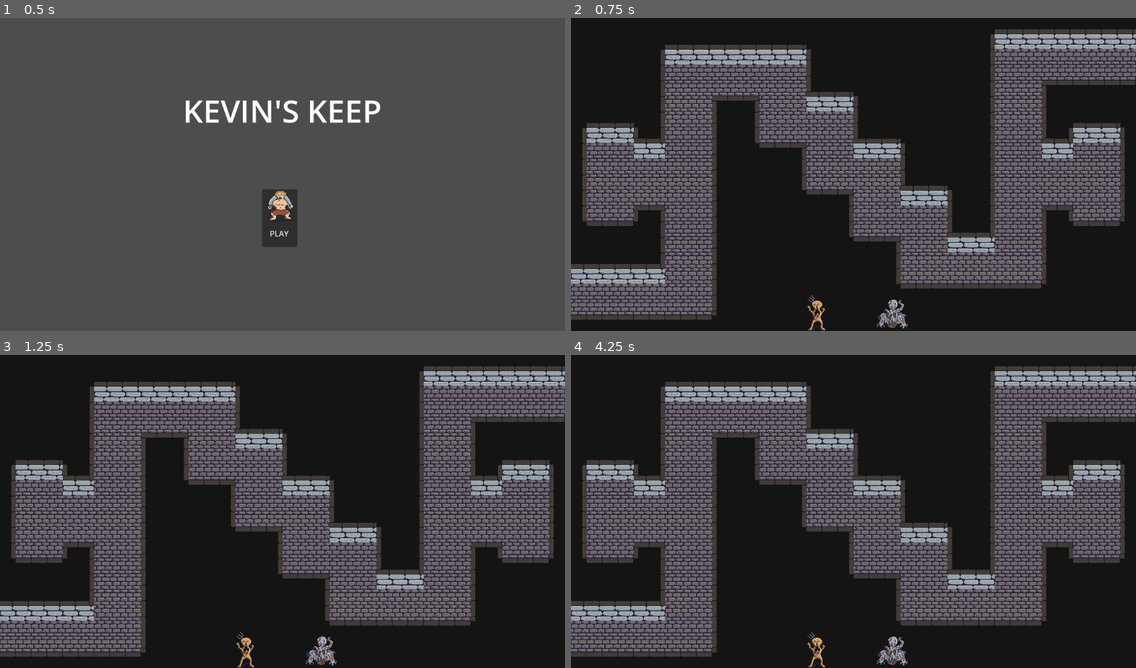
Above: before the commit, frames 1-4 (two rows, left to right).
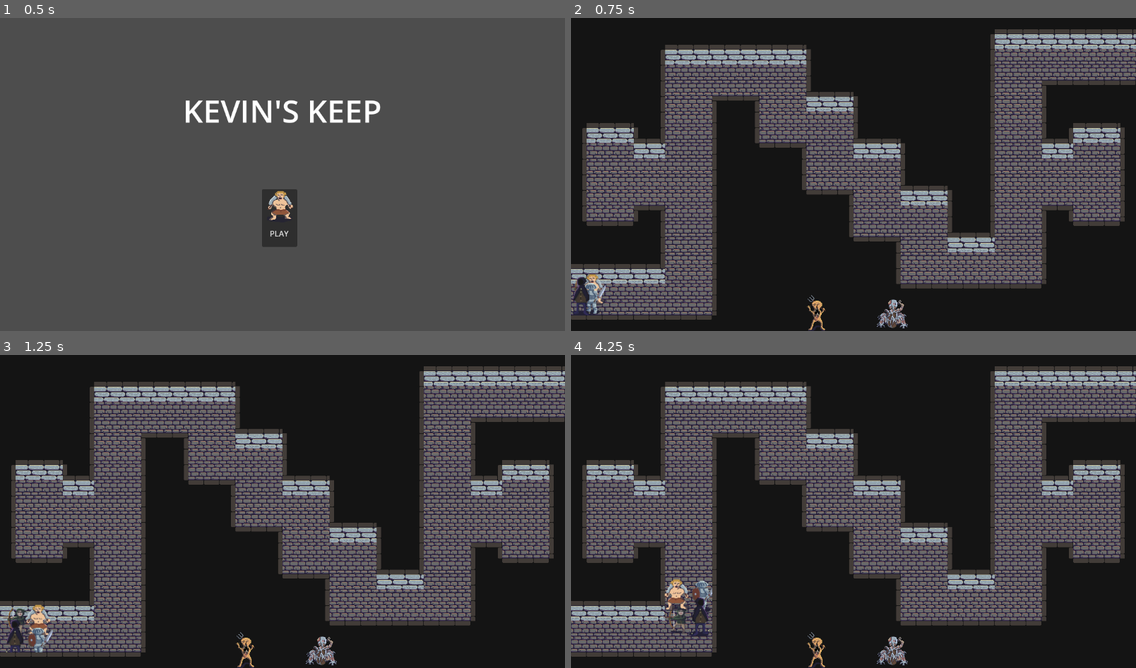
Above: after the commit, the same moments.

Repository: rpgboyari/GMTKGameJam2023
Game: Godot game, scene res://Title_Screen.tscn
Two runs of this game, one before a commit and one after it. Both use one fixed random seed, a clock stepped at 60 frames per second and the inputs below.
Inputs (mouse positions are in pixels of both pictures, inside the frame that each line leads up to):
- Up to frame 1 (0.5 s): no input
- Up to frame 2 (0.75 s): click "PLAY" at 0.5 s
- Up to frame 3 (1.25 s): no input
- Up to frame 4 (4.25 s): click (893, 652) at 1.25 s; click (813, 649) at 2 s; tap Enter (ui_accept) at 2.75, 3.02, 3.77 s; move the mouse to (977, 495) at 2.77 s; hold Right (ui_right) from 2.78 s (still down); tap Space (Weapon_Test) at 2.85, 3.6 s; click (977, 495) at 2.92 s; move the mouse to (740, 527) at 3.52 s

Frame 1 is identical in both runs. In frame 2, 0.5% of the frame differs, in the area x 0-7%, y 81-95%; in frame 3, 0.7%; in frame 4, 0.8%, in the area x 16-25%, y 71-90%.

Commit message:
Revert "Heroes no longer need to be children of Party"
This reverts commit be373c958f80b586d3a2f53f084c5dfcd2e51132.

Diff:
--- a/Scenes/Heroes/Party.tscn
+++ b/Scenes/Heroes/Party.tscn
@@ -1,10 +1,21 @@
-[gd_scene load_steps=2 format=3 uid="uid://klbbqwbyny2e"]
+[gd_scene load_steps=6 format=3 uid="uid://klbbqwbyny2e"]
 
 [ext_resource type="Script" path="res://Scripts/Heroes/Party.gd" id="1_5ydpr"]
+[ext_resource type="PackedScene" uid="uid://dvauy3vkyqs2u" path="res://Scenes/Heroes/Archer.tscn" id="2_jjydw"]
+[ext_resource type="PackedScene" uid="uid://b1oh4peeh0w7g" path="res://Scenes/Heroes/Barbarian.tscn" id="3_aubj8"]
+[ext_resource type="PackedScene" uid="uid://cyav7cb3i21f4" path="res://Scenes/Heroes/Knight.tscn" id="4_3ay6j"]
+[ext_resource type="PackedScene" uid="uid://dkxru42b4ie05" path="res://Scenes/Heroes/Rogue.tscn" id="6_nbd3i"]
 
 [node name="Party" type="PathFollow2D"]
-y_sort_enabled = true
 script = ExtResource("1_5ydpr")
 max_hp = 20
-max_potions = 3
+max_potions = 6
 group_travel_speed = 100
+
+[node name="Archer" parent="." instance=ExtResource("2_jjydw")]
+
+[node name="Barbarian" parent="." instance=ExtResource("3_aubj8")]
+
+[node name="Knight" parent="." instance=ExtResource("4_3ay6j")]
+
+[node name="Rogue" parent="." instance=ExtResource("6_nbd3i")]
--- a/Scripts/AI_Entity.gd
+++ b/Scripts/AI_Entity.gd
@@ -8,8 +8,7 @@
 enum LONG_TERM_STATE {MARCHING, FIGHTING, LOOTING, GROUPING, IDLING}
 var long_term_state: LONG_TERM_STATE
 
-#@onready var navigation_agent: NavigationAgent2D = $NavigationAgent2D
-var navigation_agent: NavigationAgent2D
+@onready var navigation_agent: NavigationAgent2D = $NavigationAgent2D
 
 @export var group_top: bool
 @export var group_right: bool
@@ -22,10 +21,7 @@
 var destination: Vector2
 
 func _ready():
-	print_debug(str(self) + " getting ready")
 	super()
-	navigation_agent = $NavigationAgent2D
-	print_debug("in: " + str(self) + "'s ready, navigation_agent set to " + str(navigation_agent))
 	var group_offset_x = 30 if group_right else -30
 	var group_offset_y = -30 if group_top else 30
 	group_offset = group_offset_x * Vector2.RIGHT + group_offset_y * Vector2.DOWN
--- a/Scripts/Heroes/Party.gd
+++ b/Scripts/Heroes/Party.gd
@@ -11,16 +11,8 @@
 var potions = max_potions
 @export var group_travel_speed: int
 
-const Archer = preload("res://Scenes/Heroes/Archer.tscn")
-const Barbarian = preload("res://Scenes/Heroes/Barbarian.tscn")
-const Knight = preload("res://Scenes/Heroes/Knight.tscn")
-const Rogue = preload("res://Scenes/Heroes/Rogue.tscn")
-
-@onready var party: Dictionary = {
-		"archer":Archer.instantiate(),
-		"barbarian":Barbarian.instantiate(),
-		"knight":Knight.instantiate(),
-		"rogue":Rogue.instantiate()}
+@onready var party = {"archer":$Archer, "barbarian":$Barbarian,
+		"knight":$Knight, "rogue":$Rogue}
 
 var enemies_detected = 0
 var walking_progress = 0
@@ -28,19 +20,16 @@
 var previous_position
 
 func _ready():
+	previous_position = position
+	progress = 0.0
+	start_walking()
+
 	for key in party:
 		party[key].damaged.connect(_on_party_member_damaged)
 		party[key].enemy_detected.connect(_on_enemy_detected)
 		party[key].enemy_undetected.connect(_on_enemy_undetected)
 		#party_member.no_enemies_detected.connect(_on_no_enemies_detected)
 		party[key].destination_reached.connect(_on_party_member_done_walking)
-		party[key].position = position
-		add_child(party[key])
-
-	previous_position = position
-	progress = 0.0
-	get_tree().create_timer(1).timeout.connect(start_walking)
-
 	#call_deferred("party_setup")
 
 func _physics_process(delta):
@@ -48,10 +37,6 @@
 		progress += group_travel_speed * delta
 		var vector_travelled = position - previous_position
 		var direction_travelled = vector_travelled.normalized()
-
-		for key in party:
-			party[key].position += vector_travelled
-
 		if !travel_direction or travel_direction != direction_travelled:
 			travel_direction = direction_travelled
 			start_walking()
--- a/Scripts/MusicPlayer.gd
+++ b/Scripts/MusicPlayer.gd
@@ -47,7 +47,6 @@
 		finish_changing_track()
 	elif current_track == dungeon_theme_intro:
 		current_track = dungeon_theme_loop
-		finish_changing_track()
 	else:
 		play()
 
